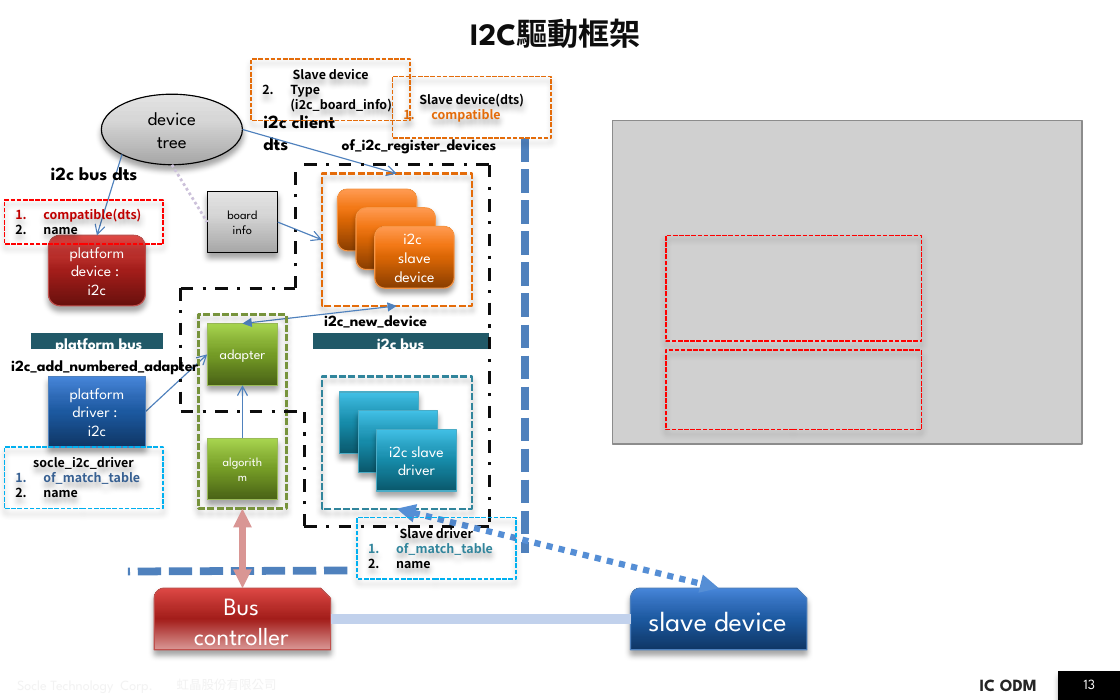
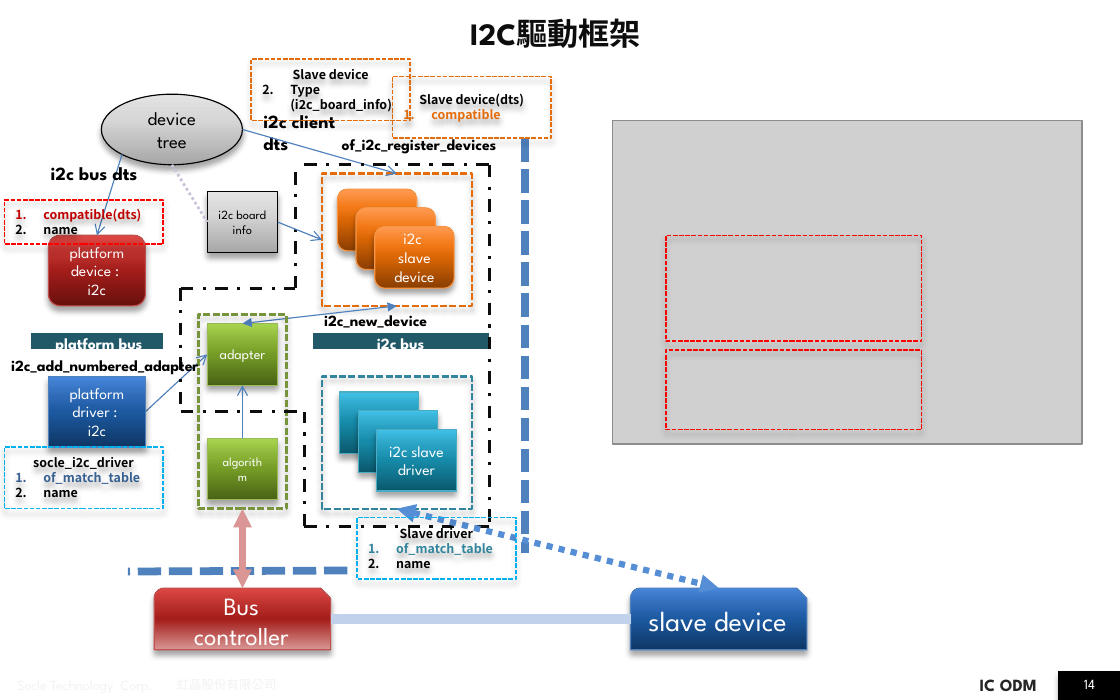
Before and after one commit to JomaskTsai/ppt_linux, a slide deck: slide 14 of i2c_report_ben.pptx (slide 13 before the commit). Drawn at 1120x700 pixels with LibreOffice and Linux fonts; fonts in the diff are those of the drawing; grey boxes stand for pictures; background and template pictures are left out. Boxes give left, top, right and bottom in pixels: in the first picture for what was removed or moved away, otherwise in the second. Text is boxed around its words. In the diff, an @@ line names an element or a change of style, - is before the commit and + after.

```diff
--- a/i2c_report_ben.pptx
+++ b/i2c_report_ben.pptx
@@ text in rectangle at [218,210,266,234]: text changed @@
-board info
+i2c board info
@@ page number at [1084,679,1095,689]: text changed @@
-13
+14
```
Also in this commit, not shown: 15 other slides changed, 1 slide removed.
